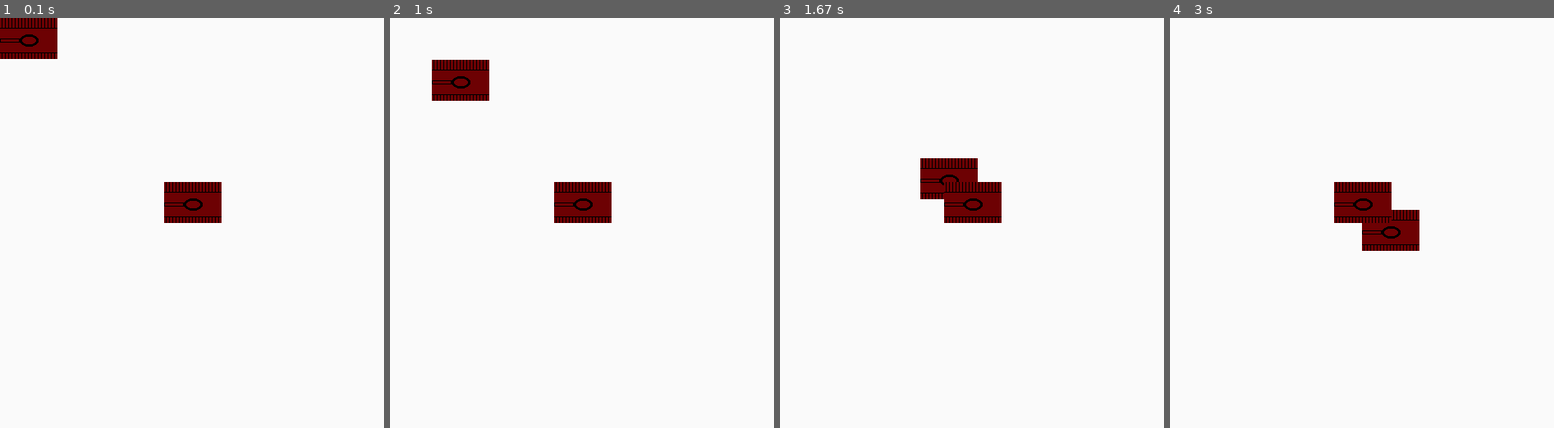
Above: before the commit, frames 1-4 (left to right).
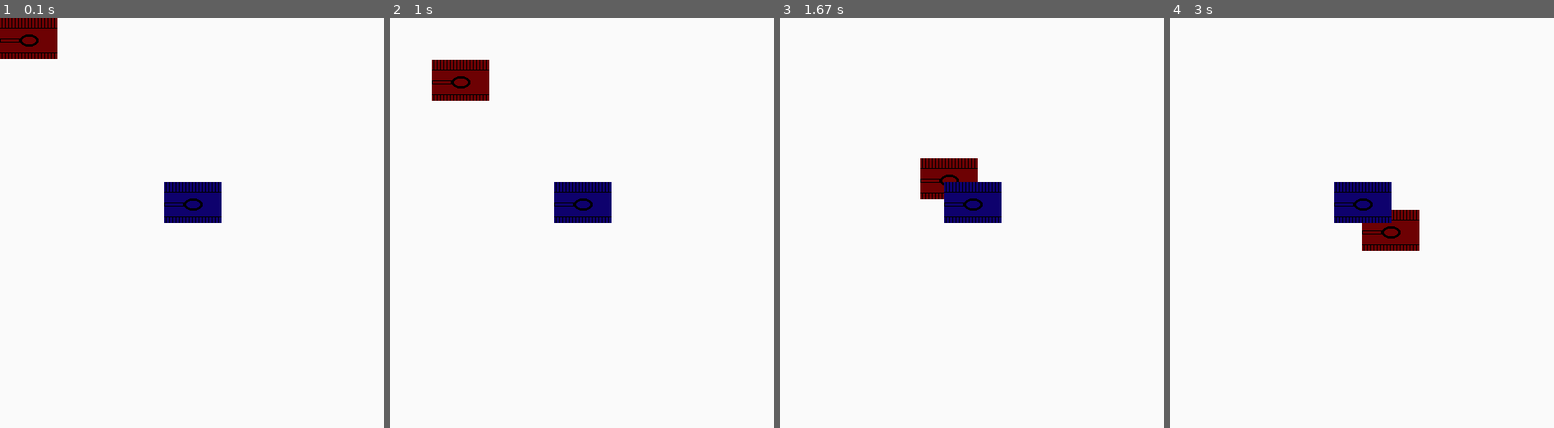
Above: after the commit, the same moments.

Repository: gamesketches/strataGem
Game: pygame game, started from main.py
Two runs of this game, one before a commit and one after it. Both use one fixed random seed, a clock stepped at 60 frames per second and the inputs below. The source is Python 2; it was converted automatically to run under Python 3.
Inputs (mouse positions are in pixels of both pictures, inside the frame that each line leads up to):
- Up to frame 1 (0.1 s): no input
- Up to frame 2 (1 s): click (416, 38) at 0.38 s; click (582, 251) at 0.72 s
- Up to frame 3 (1.67 s): no input
- Up to frame 4 (3 s): no input

The runs differ from the first frame. In frame 1, 1.2% of the frame differs, in the area x 42-58%, y 40-50%; in frame 2, 1.2%; in frame 3, 1.2%; in frame 4, 1.2%.

Commit message:
Now there is a distinction between enemy and player Controlled Tanks. enemy tanks are a different color and cannot be controlled

Diff:
--- a/main.py
+++ b/main.py
@@ -49,11 +49,15 @@
 
 class Tank(pygame.sprite.Sprite):
     """Main unit of the game, gets selected when clicked on, and moves"""
-    def __init__(self):
+    def __init__(self, playerControlled):
         pygame.sprite.Sprite.__init__(self)
         self.selected = False
         self.target = None
-        self.image, self.rect = load_image("tank.bmp")
+        self.playerControlled = playerControlled
+        if playerControlled:
+            self.image, self.rect = load_image("tank.bmp")
+        else:
+            self.image, self.rect = load_image("enemyTank.bmp")
         self.position = Point(self.rect.center[0], self.rect.center[1])
         self.attacking = False
         self.attackDelay = 70
@@ -138,8 +142,8 @@
     pygame.display.flip()
 
     #Prepare Game Objects
-    tank = Tank()
-    enemyTank = Tank()
+    tank = Tank(True)
+    enemyTank = Tank(False)
     enemyTank.rect = enemyTank.rect.move(200,200)
     allsprites = pygame.sprite.Group(tank, enemyTank)
     clock = pygame.time.Clock()
@@ -160,9 +164,10 @@
                 for i in allsprites.sprites():
                     if i.rect.collidepoint(pygame.mouse.get_pos()):
                         if curSelected is None:
-                            curSelected = i
-                            selectedSomething = True
-                            break
+                            if i.playerControlled:
+                                curSelected = i
+                                selectedSomething = True
+                                break
                         else:
                             curSelected.target = i
                             curSelected = None
Binary file added: data/enemyTank.bmp
